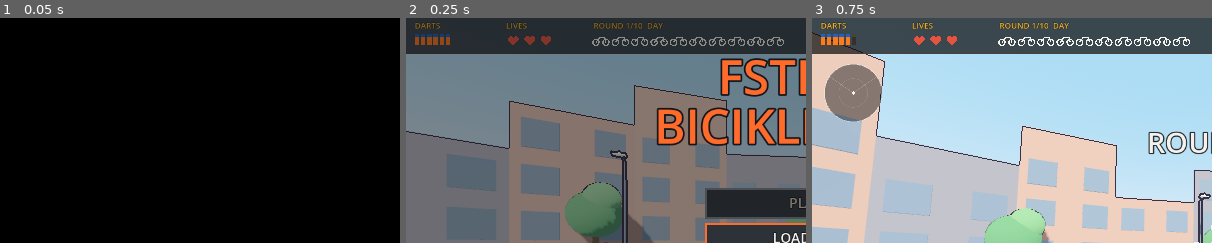
Above: before the commit, frames 1-3 (left to right).
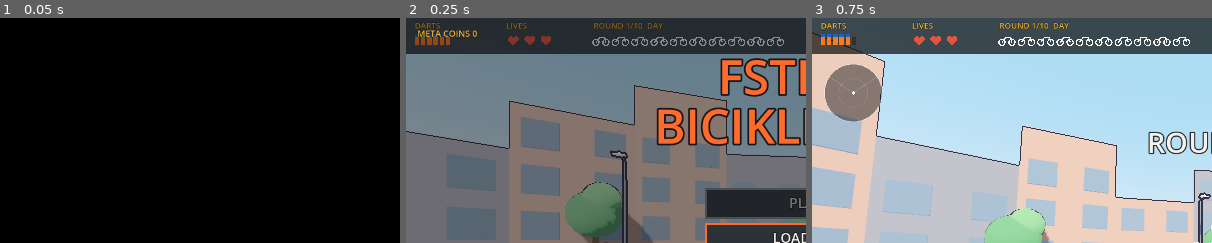
Above: after the commit, the same moments.

Repository: GVihi/FstreliBiciklina3D
Game: Godot game, scene res://main.tscn
The game is run twice, just before and just after one commit, with the same random seed, the same clock (stepped at 60 frames per second) and the same inputs.
Inputs (mouse positions are % of the whole screen's width and height, from its top left):
- Up to frame 1 (0.05 s): no input
- Up to frame 2 (0.25 s): no input
- Up to frame 3 (0.75 s): tap Enter at 0.5 s; move the mouse to (72, 45) at 0.52 s; hold Right from 0.53 s (still down); tap R at 0.6 s; click (72, 45) at 0.67 s
The pictures show only the part of the screen within x 0-50%, y 0-50%; the shares and areas given below are measured in that part.

Frame 1 is identical in both runs. In frame 2, 0.3% of the frame differs, in the area x 3-18%, y 5-9%; in frame 3, nothing differs.

Commit message:
Add meta currency earned from score
New scripts/meta.gd keeps a coin balance in user://meta.json. When a run
ends (loss, boss/civilian game over, or victory) it pays out score / 100
coins, once per run. The run summary shows the coins earned and the title
screen shows the balance. It is separate from run cash (g.cash), which
still resets every run. Boss-kill and challenge income are left for their
own roadmap items.

Co-Authored-By: Claude Sonnet 5.5 <noreply@anthropic.com>
Claude-Session: https://claude.ai/code/session_01LR1xdiBLmrBCBqtKDFaHud

Diff:
--- a/scripts/hud.gd
+++ b/scripts/hud.gd
@@ -232,7 +232,8 @@
 		["BEST STYLE RANK", letters[g.best_rank], rcols[g.best_rank]],
 		["ROUND REACHED", "%d / %d" % [g.round_n, g.MAX_ROUNDS], TEXT],
 		["RUN TIME", g.fmt_time(g.play_time + g.shop_time), TEXT],
-		["BEST COMBO", "x%d" % g.best_combo, TEXT]
+		["BEST COMBO", "x%d" % g.best_combo, TEXT],
+		["META COINS", "+%d" % g.meta_earned, GOLD]
 	]
 	for i in range(rows.size()):
 		var y = y0 + i * step
@@ -309,6 +310,7 @@
 		_txt(item["label"], r.position.x + r.size.x * 0.5, base, int(22 * k), TEXT if on else GRAY, 1)
 		if item.get("soon", false):
 			_txt("SOON", r.position.x + r.size.x - 12.0 * k, base - 2.0 * k, int(12 * k), GRAY, 2)
+	_txt("META COINS %d" % g.meta.balance, 18.0 * k, 30.0 * k, int(14 * k), GOLD)
 	if g.hi > 0:
 		_txt("HIGH SCORE " + str(g.hi).pad_zeros(6), cx, size.y * 0.885, int(20 * k), GOLD, 1)
 	_txt("WASD MOVE   SHIFT RUN   SPACE DASH   MOUSE AIM   CLICK SHOOT   R RELOAD   Q MELEE", cx, size.y * 0.93, int(14 * k), GRAY, 1)
--- a/scripts/main.gd
+++ b/scripts/main.gd
@@ -24,6 +24,7 @@
 const InputScript = preload("res://scripts/input.gd")
 const PlayerScript = preload("res://scripts/player.gd")
 const ScoresScript = preload("res://scripts/scores.gd")
+const MetaScript = preload("res://scripts/meta.gd")
 
 # ------------------------------------------------------------------ tuning
 # The arena is a roundabout (ring.gd). All rules still work in "street" coordinates: x along the road,
@@ -106,6 +107,7 @@
 var name_entry = false       # true on the run summary while the player is typing a name for a new leaderboard entry
 var name_buf = ""
 var new_unlocks = []         # names of items unlocked by this run (filled once the unlock system exists)
+var meta_earned = 0          # meta coins this run paid out (shown on the run summary); run cash is the separate `cash`
 var shots_fired = 0
 var shots_hit = 0
 var civs_hit = 0
@@ -428,6 +430,7 @@
 var combat_sys = CombatScript.new(self)   # combat.gd: Combat: shotgun and reload, melee swing, deflecting phones and the dart projectiles.
 var fx_sys = EffectsScript.new(self)   # effects.gd: Effects: pooled particles, bursts, plastic debris and confetti.
 var scores = ScoresScript.new(self)   # scores.gd: Scores: the local Top 10 leaderboard saved to user://scores.json.
+var meta = MetaScript.new(self)   # meta.gd: Meta currency: earned from finished runs, saved to user://meta.json, separate from run cash.
 var input_sys = InputScript.new(self)   # input.gd: Input: mouse, keyboard and gamepad handling, menu clicks and weapon switching.
 var player_sys = PlayerScript.new(self)   # player.gd: Player: movement, dash and slide, perfect dodges, aim assist, spread and gun handling.
 
@@ -529,6 +532,7 @@
 
 func start_game() -> void:
 	reset_run()
+	meta.begin_run()
 	round_n = 1
 	score = 0
 	hearts = MAXHEARTS
@@ -700,6 +704,7 @@
 	else:
 		state = "over"
 		over_reason = "riders"
+		meta.award_run()
 		scores.submit_run()
 		sfx.play("over")
 		sfx.v_groan()
@@ -710,6 +715,7 @@
 	run_won = true
 	state = "over"
 	over_reason = "victory"
+	meta.award_run()
 	scores.submit_run()
 	fx_sys.confetti()
 	sfx.play("clear")
@@ -724,6 +730,7 @@
 	state_t = 0.0
 	over_reason = reason
 	hi_check()
+	meta.award_run()
 	scores.submit_run()
 	sfx.play("over")
 	if reason == "civ":
--- /dev/null
+++ b/scripts/meta.gd
@@ -0,0 +1,58 @@
+extends RefCounted
+# Meta currency: earned when a run ends and kept between runs in user://meta.json.
+# It is deliberately separate from run cash (g.cash): run cash is earned and spent inside one run and is
+# gone when the run ends, while the meta balance only ever goes up from finished runs. It will be the
+# currency for permanent unlocks, cosmetics and Heat rewards (roadmap, Milestone B).
+
+const PATH = "user://meta.json"
+const SCORE_PER_COIN = 100        # tuning knob: 100 points of score = 1 meta coin
+
+var g = null
+var balance = 0                   # coins available to spend
+var total_earned = 0              # coins earned over all runs, for stats
+var awarded = false               # a run pays out once, however many end paths it passes through
+
+func _init(game) -> void:
+	g = game
+	load_meta()
+
+func load_meta() -> void:
+	balance = 0
+	total_earned = 0
+	if not FileAccess.file_exists(PATH):
+		return
+	var f = FileAccess.open(PATH, FileAccess.READ)
+	if f == null:
+		return
+	var data = JSON.parse_string(f.get_as_text())
+	f.close()
+	if data is Dictionary:
+		balance = maxi(0, int(data.get("balance", 0)))
+		total_earned = maxi(balance, int(data.get("total_earned", 0)))
+
+func save_meta() -> void:
+	var f = FileAccess.open(PATH, FileAccess.WRITE)
+	if f:
+		f.store_string(JSON.stringify({"balance": balance, "total_earned": total_earned}))
+		f.close()
+
+# called when a new run starts
+func begin_run() -> void:
+	awarded = false
+	g.meta_earned = 0
+
+func reward_for_score(score: int) -> int:
+	return floori(float(maxi(0, score)) / float(SCORE_PER_COIN))
+
+# Pays out the run that just ended (once). Returns the coins earned and leaves them in g.meta_earned for the summary screen.
+func award_run() -> int:
+	if awarded:
+		return 0
+	awarded = true
+	var n = reward_for_score(g.score)
+	g.meta_earned = n
+	if n > 0:
+		balance += n
+		total_earned += n
+		save_meta()
+	return n
Not shown, changed: README.md
